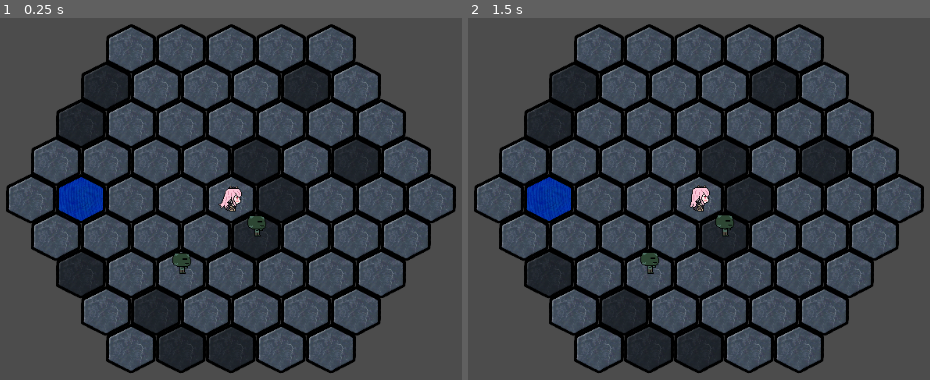
Above: before the commit, frames 1-2 (left to right).
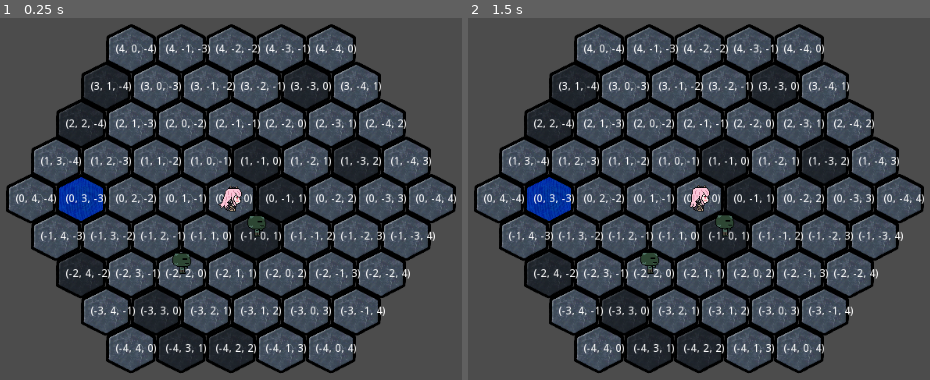
Above: after the commit, the same moments.

Repository: inazumaron/HexGame
Game: Godot game, scene res://Generic/LevelHandler.tscn
Same seed, same stepped clock (60 frames per second), same inputs: the game is played once before the commit and once after it.
Inputs (mouse positions are in pixels of both pictures, inside the frame that each line leads up to):
- Up to frame 1 (0.25 s): no input
- Up to frame 2 (1.5 s): tap Enter (ui_accept) at 0.5, 0.77 s; move the mouse to (800, 347) at 0.52 s; move the mouse to (749, 347) at 1.27 s

The runs differ from the first frame. In frame 1, 4.8% of the frame differs, in the area x 3-99%, y 7-93%; in frame 2, 4.8%.

Commit message:
ranged pathing now working

Diff:
--- a/Generic/LevelHandler.gd
+++ b/Generic/LevelHandler.gd
@@ -146,29 +146,13 @@
 			MeleeEnemyAction(enemy)
 	EndTurn()
 
-func RangedEnemyAction(list_key : String):
-	pass
-
-func MeleeEnemyAction(temp_enemy):
-	#list_key because in a previous iteration I was using the dictionary thus sending keys
-	var list_key = str(temp_enemy.hexCoord)
-	var coord_check = hexInst.GetAdjacent(temp_enemy.hexCoord)
-
-	#Check if player nearby, attack else move
-	var playerNearby := false
-	var playerCoord := Vector3.ZERO
-	for coord in coord_check:
-		if str(coord) in objMap:
-			if objMap[str(coord)].bodyType == "player":
-				playerNearby = true
-				playerCoord = coord
-	#Attack
-	if playerNearby:
-		temp_enemy.MoveDir(playerChar.hexCoord - temp_enemy.hexCoord)
-		playerChar.Damage()
-	#move
+func RangedEnemyAction(temp_enemy):
+	#check if player in range
+	if activeMap.tileNodes[str(temp_enemy.hexCoord)]["node"].pathValueAlt == 0:
+		#attack player code here
+		pass
 	else:
-		var e_path = activeMap.GetEnemyPath(temp_enemy.hexCoord)
+		var e_path = activeMap.GetEnemyPath(temp_enemy.hexCoord,1)
 		var path_available = false
 		var new_path = Vector3.ZERO
 		var prev_coord = temp_enemy.hexCoord
@@ -180,7 +164,39 @@
 				break
 
 		if path_available:
-			objMap.erase(list_key)
+			objMap.erase(str(temp_enemy.hexCoord))
+			objMap[str(new_path)] = temp_enemy
+			temp_enemy.hexCoord = new_path
+			temp_enemy.MovePos(prev_coord - new_path)
+
+func MeleeEnemyAction(temp_enemy):
+	var coord_check = hexInst.GetAdjacent(temp_enemy.hexCoord)
+
+	#Check if player nearby, attack else move
+	var player_nearby := false
+	for coord in coord_check:
+		if str(coord) in objMap:
+			if objMap[str(coord)].bodyType == "player":
+				player_nearby = true
+	#Attack
+	if player_nearby:
+		temp_enemy.MoveDir(playerChar.hexCoord - temp_enemy.hexCoord)
+		playerChar.Damage()
+	#move
+	else:
+		var e_path = activeMap.GetEnemyPath(temp_enemy.hexCoord,0,-1)
+		var path_available = false
+		var new_path = Vector3.ZERO
+		var prev_coord = temp_enemy.hexCoord
+
+		for path in e_path:
+			if !(str(path) in objMap):
+				path_available = true
+				new_path = path
+				break
+
+		if path_available:
+			objMap.erase(str(temp_enemy.hexCoord))
 			objMap[str(new_path)] = temp_enemy
 			temp_enemy.hexCoord = new_path
 			temp_enemy.MovePos(prev_coord - new_path)
--- a/Generic/MapHandler.gd
+++ b/Generic/MapHandler.gd
@@ -140,17 +140,21 @@
 	for temp_coord in hex_array:
 		ActivateTile(temp_coord)
 
-#For pathing purposes
+#For pathing purposes, for melee units
 func GenerateHeatMap(coord_origin : Vector3) -> void:
 	#clear existing values
 	for tile in tileNodes:
 		tileNodes[tile]["node"].pathValue = 999
+		tileNodes[tile]["node"].pathValueAlt = 999
 	#call recursive function
 	RecGenHeatMap(coord_origin, 0)
 
+	#Generating heat manp for ranged units
+	RangedHeatMapInit(coord_origin)
+
 func RecGenHeatMap(coord : Vector3, value : int, valid_tiles := [1, 4]) -> void:
 	tileNodes[str(coord)]["node"].pathValue = value
-	tileNodes[str(coord)]["node"].ShowPathVal()
+	#tileNodes[str(coord)]["node"].ShowPathVal()
 	var rec_coord_list = []
 
 	for dir in Dir2Vect:
@@ -163,18 +167,62 @@
 	for rec_coord in rec_coord_list:
 		RecGenHeatMap(rec_coord, value + 1)
 
-func GetEnemyPath(coord : Vector3, type := 0, to_player := true) -> Array:
+#For ranged unit pathing purposes
+func RangedHeatMapInit(coord : Vector3, valid_tiles := [1,3,4]) -> void:
+	#setting direct adjacent lines to 0
+	for dir in Dir2Vect:
+		RangedHeatMapRecA(coord, Dir2Vect[dir], valid_tiles)
+
+	RangedHeatMapRecB(validCoords)
+
+func RangedHeatMapRecA(coord : Vector3, coord_dir : Vector3, valid_tiles) -> void:
+	if tileNodes[str(coord)]["node"].tileType in valid_tiles:
+		tileNodes[str(coord)]["node"].pathValueAlt = 0
+		tileNodes[str(coord)]["node"].ShowPathVal()
+		if str(coord + coord_dir) in tileNodes:
+			RangedHeatMapRecA(coord + coord_dir, coord_dir, valid_tiles)
+
+func TileGetMinAdj(coord : Vector3) -> int:
+	var res := 999
+	for dir in Dir2Vect:
+		if tileNodes[str(coord)][dir] != null:
+			res = min(tileNodes[str(coord + Dir2Vect[dir])]["node"].pathValueAlt, res)
+	return res
+
+func RangedHeatMapRecB(coord_list : Array, valid_tiles := [1,4]) -> void:
+	var unknown_tiles = []
+	for coord in coord_list:
+		if tileNodes[str(coord)]["node"].pathValueAlt == 999 and tileNodes[str(coord)]["node"].tileType in valid_tiles:
+			var temp_val = TileGetMinAdj(coord)
+			if temp_val == 999:
+				unknown_tiles.append(coord)
+			else:
+				tileNodes[str(coord)]["node"].pathValueAlt = temp_val + 1
+				tileNodes[str(coord)]["node"].ShowPathVal()
+	if unknown_tiles.size() > 0:
+		RangedHeatMapRecB(unknown_tiles, valid_tiles)
+
+func GetEnemyPath(coord : Vector3, type := 0, to_player := 1) -> Array:
 	#Scans surrounding tiles pathValue, returns an array of min values
-	#type unused, mainly for range type, 0 - melee, 1 - ranged
-	#to_player also unused for now
+	#type unused, mainly for range type, 0 - melee, 1 - ranged, add numbers when needed
+	#to_player currently unused
 	var temp_min = 99
 	var temp_array = []
 	for dir in Dir2Vect:
-		if str(Dir2Vect[dir] + coord) in tileNodes:
-			if tileNodes[str(Dir2Vect[dir] + coord)]["node"].pathValue < temp_min:
-				temp_min = tileNodes[str(Dir2Vect[dir] + coord)]["node"].pathValue
-				temp_array = []
-				temp_array.append(Dir2Vect[dir] + coord)
-			elif tileNodes[str(Dir2Vect[dir] + coord)]["node"].pathValue == temp_min:
-				temp_array.append(Dir2Vect[dir] + coord)
+		if type == 0:
+			if str(Dir2Vect[dir] + coord) in tileNodes:
+				if tileNodes[str(Dir2Vect[dir] + coord)]["node"].pathValue < temp_min:
+					temp_min = tileNodes[str(Dir2Vect[dir] + coord)]["node"].pathValue
+					temp_array = []
+					temp_array.append(Dir2Vect[dir] + coord)
+				elif tileNodes[str(Dir2Vect[dir] + coord)]["node"].pathValue == temp_min:
+					temp_array.append(Dir2Vect[dir] + coord)
+		else:
+			if str(Dir2Vect[dir] + coord) in tileNodes:
+				if tileNodes[str(Dir2Vect[dir] + coord)]["node"].pathValueAlt < temp_min:
+					temp_min = tileNodes[str(Dir2Vect[dir] + coord)]["node"].pathValueAlt
+					temp_array = []
+					temp_array.append(Dir2Vect[dir] + coord)
+				elif tileNodes[str(Dir2Vect[dir] + coord)]["node"].pathValueAlt == temp_min:
+					temp_array.append(Dir2Vect[dir] + coord)
 	return temp_array
--- a/Generic/MapTile.gd
+++ b/Generic/MapTile.gd
@@ -6,6 +6,7 @@
 var tileActive := false
 var tileClicked := false
 var pathValue := -1		#Used for pathfinding purposes
+var pathValueAlt := -1	#Used for pathfinding but for ranged enemies (will just go to nearest adjacent line)
 var tileType := 1	#For checking if walkable
 	# 1 - floor, 2 - wall, 3 - lava, 4 - door
 const HexWidth = 60
@@ -29,7 +30,7 @@
 	$Sprite.texture = spr_path
 
 func ShowPathVal() -> void:
-	$Label.text = str(pathValue)
+	$Label.text = str(pathValueAlt)
 
 func _on_Area2D_mouse_entered():
 	mouseInside = true
--- a/Generic/MapTile.tscn
+++ b/Generic/MapTile.tscn
@@ -19,7 +19,6 @@
 texture = ExtResource( 2 )
 
 [node name="Label" type="Label" parent="."]
-visible = false
 margin_left = -20.0
 margin_top = -7.0
 margin_right = 20.0
--- /dev/null
+++ b/ReadMe.gd
@@ -0,0 +1,6 @@
+#Last thing done
+
+#Current bugs
+#	- ranged path finding can have blindspots in which tiles are not covered
+#		likely need to iterate through every "0" spreading outwards
+#		find some way to do this quickly
